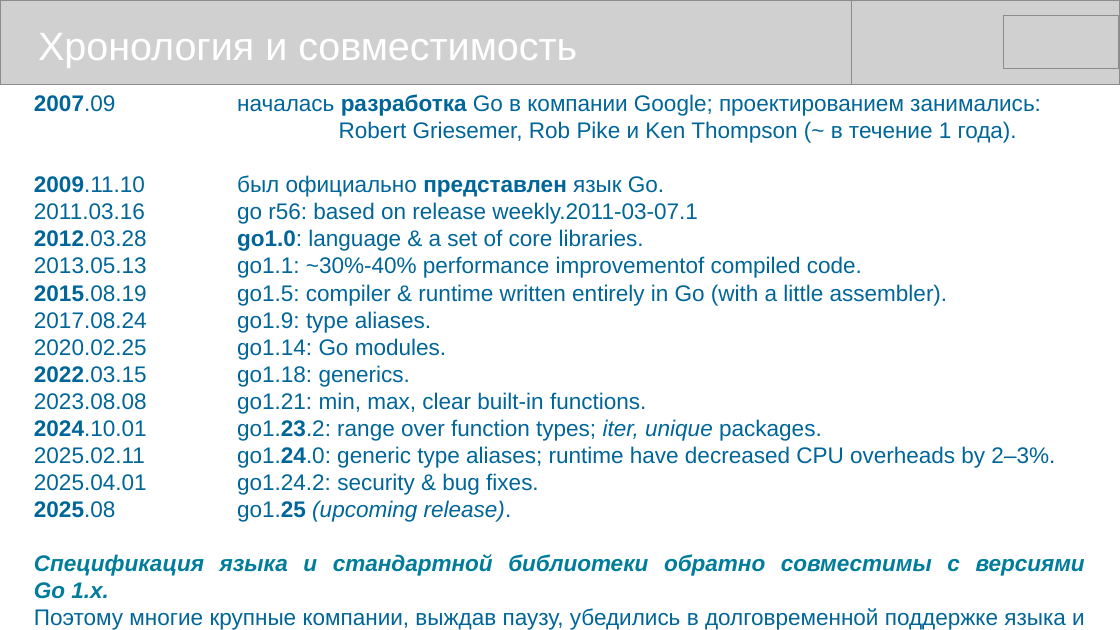
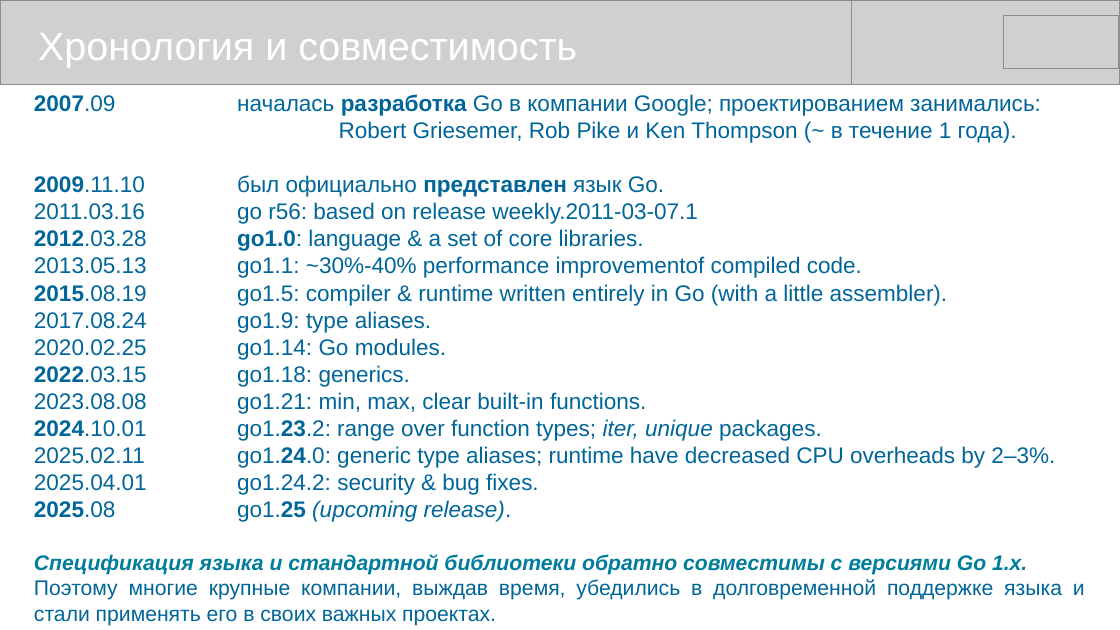
Before and after one commit to mike-shock/Go_language, a slide deck: slide 6 of Go_Review.odp. Drawn at 1120x630 pixels with LibreOffice and Linux fonts; fonts in the diff are those of the drawing; grey boxes stand for pictures. Boxes give left, top, right and bottom in pixels: in the first picture for what was removed or moved away, otherwise in the second. Text is boxed around its words. In the diff, an @@ line names an element or a change of style, - is before the commit and + after.

```diff
--- a/Go_Review.odp
+++ b/Go_Review.odp
@@ text at (34,121,1027,575): size 16 to 15 pt in "Спецификация языка и стандартной библиотеки обратно совмести ..."; alignment left to justified @@
@@ text at (34,579,1085,626): text changed; size 16 to 15 pt @@
-Поэтому многие крупные компании, выждав паузу, убедились в долговременной поддержке языка и стали применять его в своих важных проектах.
+Поэтому многие крупные компании, выждав время, убедились в долговременной поддержке языка и стали применять его в своих важных проектах.
```
Also in this commit, not shown: 8 other slides changed, 1 slide added, 1 other file.
